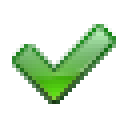
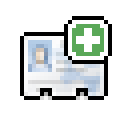
Layers edited between the first and the second 128 × 128 image:
hid "dialog-ok-apply.png" over [12, 24, 116, 104]
showed "add" over [64, 16, 112, 64]
added group "roleGroup" with 2 layers over [20, 32, 108, 100]
added layer "outline #1" in group "roleGroup" over [20, 32, 108, 100]
added layer "roleImage" in group "roleGroup" over [20, 32, 108, 100]
